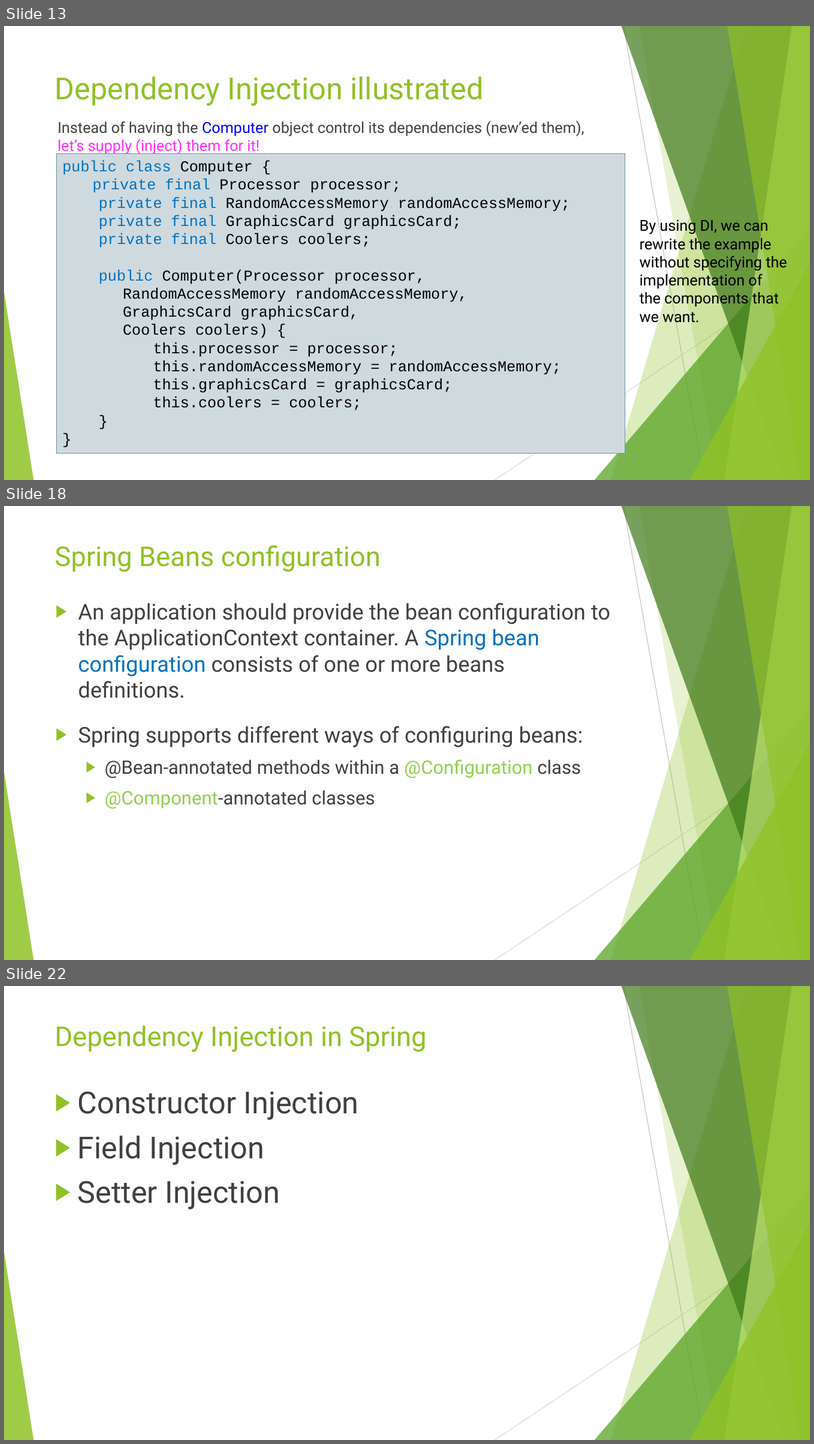
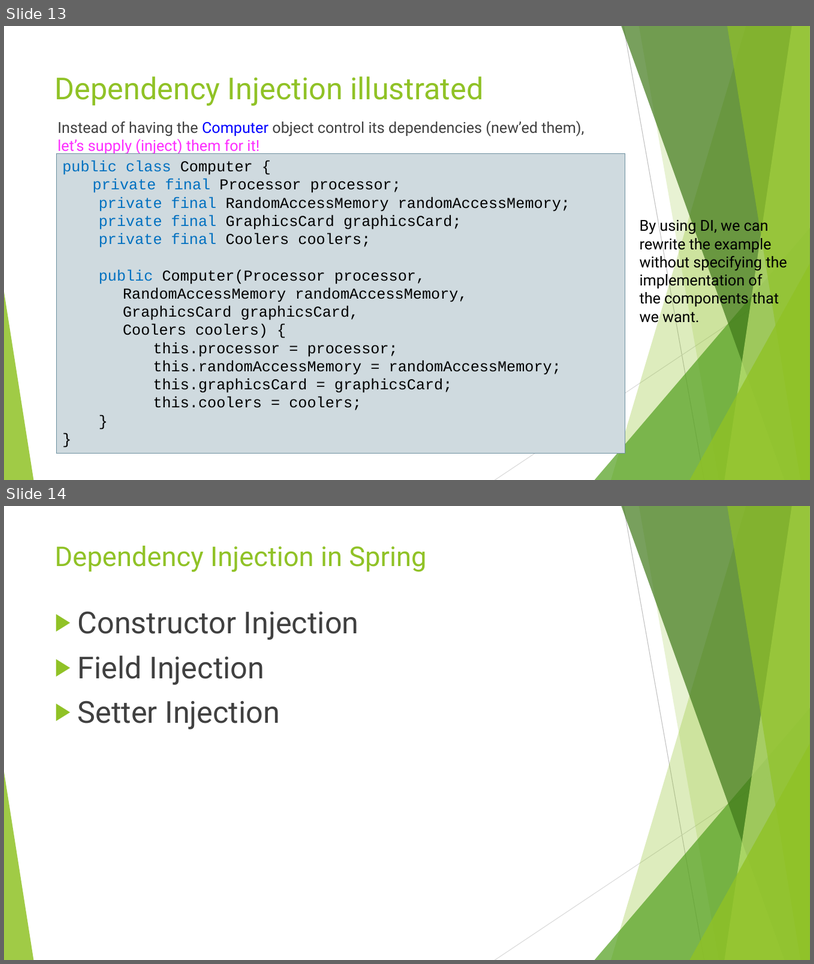
Before and after one commit to idanshal/sb-todo-app-tdp, a slide deck: course_data/presentations/practical_spring_boot_for_tdp.pptx. Shown one above the other, each under a label of ours: slides 13, 18 and 22 before the commit, slides 13 and 14 after it; the slides between them are not shown. The pictures are 814x1444 and 814x964 pixels, drawn with LibreOffice and Linux fonts; fonts in the diff are those of the drawing. Boxes give left, top, right and bottom in pixels: in the first picture for what was removed or moved away, otherwise in the second. Text is boxed around its words. In the diff, an @@ line names an element or a change of style, - is before the commit and + after.

```diff
--- a/course_data/presentations/practical_spring_boot_for_tdp.pptx
+++ b/course_data/presentations/practical_spring_boot_for_tdp.pptx
@@ slide 18 removed at (x1=4, y1=506, x2=810, y2=960), background #FFFFFF; not listed: 10 template elements that a slide beside it also shows @@
@@ title removed at (x1=55, y1=545, x2=381, y2=572) @@
-Spring Beans configuration
@@ text removed at (x1=78, y1=603, x2=611, y2=808) @@
-▶ An application should provide the bean configuration to the ApplicationContext container. A Spring bean configuration consists of one or more beans definitions.
-▶ Spring supports different ways of configuring beans:
-  ▶ @Bean-annotated methods within a @Configuration class
-  ▶ @Component-annotated classes
@@ what was slide 22 is now slide 14 @@
```
Also in this commit, not shown: 7 other slides removed, 2 other files.
